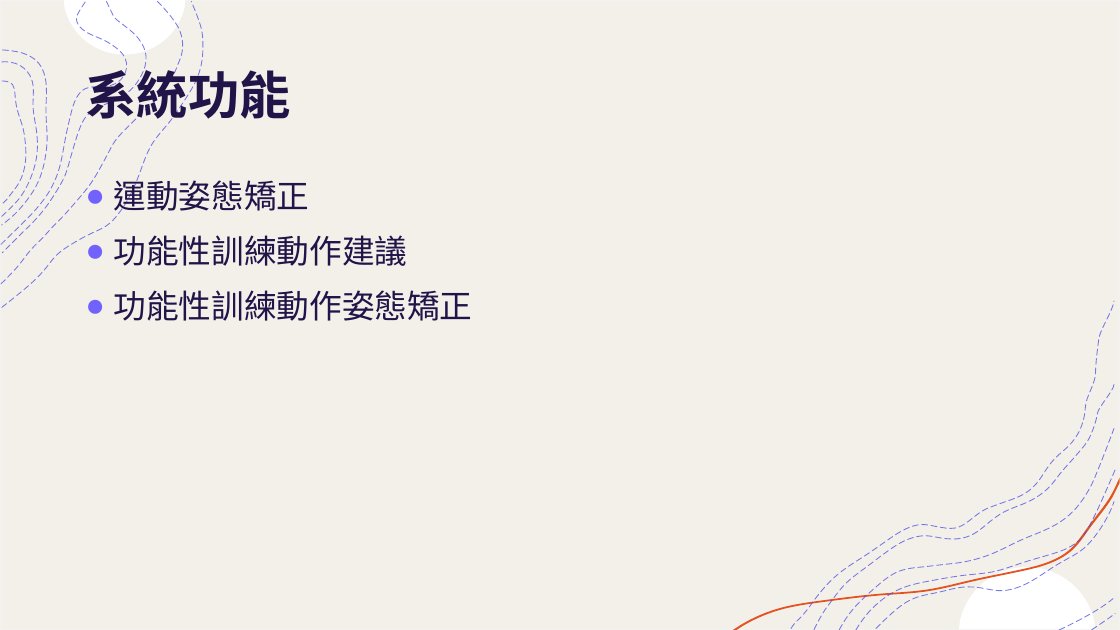
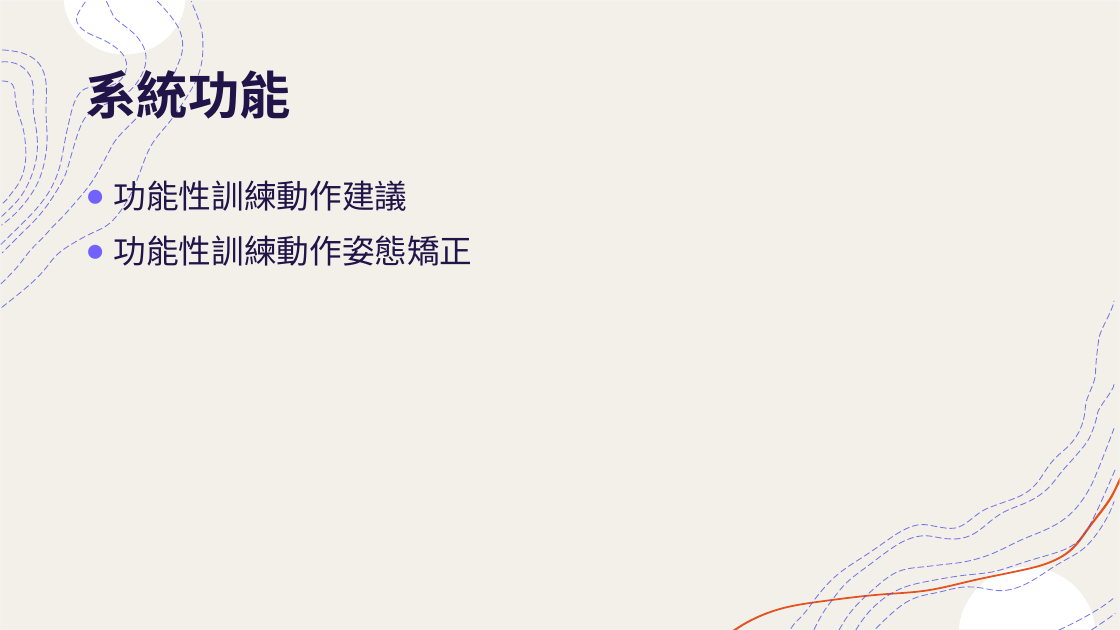
Before and after one commit to mizulun/seatpose-system, a slide deck: slide 6 of 提升運動表現輔助系統.pptx (slide 5 before the commit). Drawn at 1120x630 pixels with LibreOffice and Linux fonts; fonts in the diff are those of the drawing. Boxes give left, top, right and bottom in pixels: in the first picture for what was removed or moved away, otherwise in the second. Text is boxed around its words. In the diff, an @@ line names an element or a change of style, - is before the commit and + after.

Commit message:
更改成下肢重訓姿勢矯正輔助系統 更改設計動機與目的 新增姿勢判定標準 新增架設環境遇到的問題

```diff
--- a/提升運動表現輔助系統.pptx
+++ b/提升運動表現輔助系統.pptx
@@ text at <box>114,175,310,217</box>: paragraph removed @@
-● 運動姿態矯正
```
Also in this commit, not shown: 7 other slides changed, 12 slides added, 3 slides removed.
